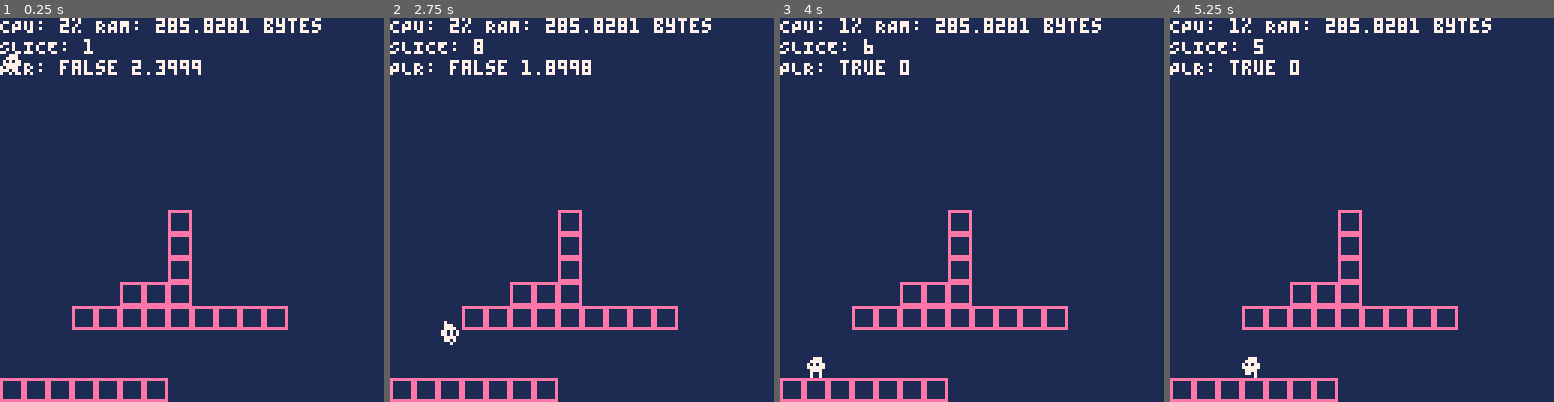
Above: before the commit, frames 1-4 (left to right).
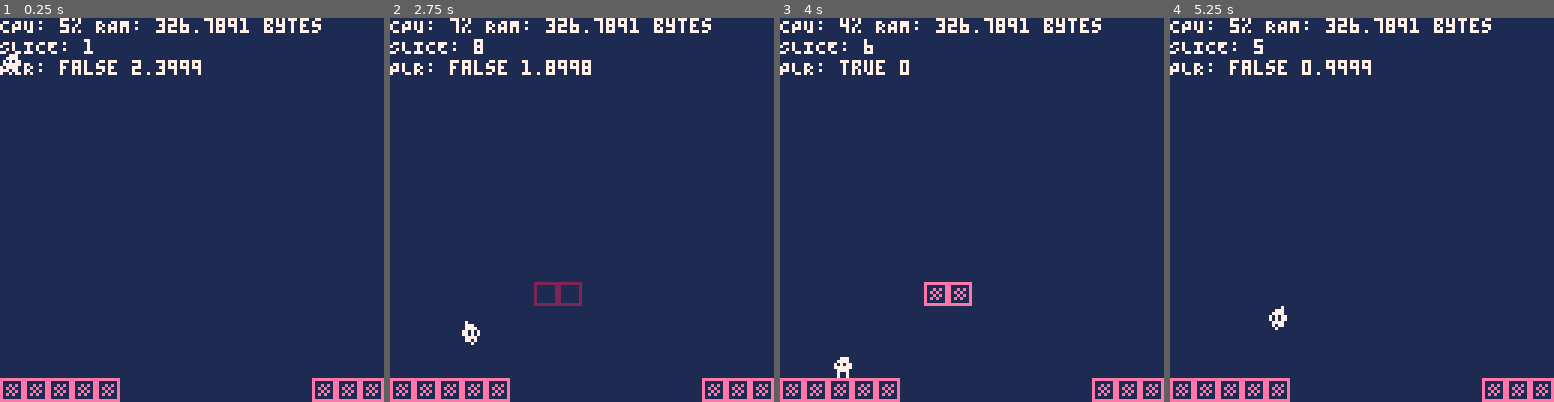
Above: after the commit, the same moments.

Repository: misclicl/revis-pico8
Game: PICO-8 cartridge prot.p8
The game is run twice, just before and just after one commit, with the same random seed, the same clock (stepped at 60 frames per second) and the same inputs.
Inputs:
- Up to frame 1 (0.25 s): no input
- Up to frame 2 (2.75 s): tap X (X key) at 0.33, 1.07, 1.85 s; tap O (Z key) at 0.7, 1.7, 2.1, 2.5 s; hold Right 1.6-2.1 s; hold Up 2.15-2.42 s; hold Right from 2.47 s (still down)
- Up to frame 3 (4 s): tap O (Z key) at 2.9, 3.3, 3.7 s; tap X (X key) at 2.97 s; release Right at 3.03 s; hold Left 3.08-3.58 s
- Up to frame 4 (5.25 s): hold Right 4.02-4.68 s; tap X (X key) at 4.08, 5.2 s; tap O (Z key) at 4.1, 4.5, 4.9 s; hold Up 4.73-5.03 s; hold Left from 5.08 s (still down)

The runs differ from the first frame. In frame 1, 3.9% of the frame differs, in the area x 1-100%, y 0-100%; in frame 2, 4.2%; in frame 3, 4.1%; in frame 4, 4.8%.

Commit message:
Collisions by slice

Diff:
--- a/prot.p8
+++ b/prot.p8
@@ -226,8 +226,11 @@
         -- CLEANUP: one of the places to improve performance if
         -- needed later
         for k, entry in pairs(collision_map) do
-            if entry.x == target_point_x and
-                entry.y == target_point_y then
+            if
+                entry.x == target_point_x and
+                entry.y == target_point_y and
+                entry.z == target_point_z
+            then
                 return true
             end
         end
@@ -333,7 +336,13 @@
 
     -- colliders
     for k, entry in pairs(collision_map) do
-        rect(entry.x * 8, entry.y * 8,entry.x * 8 + 7, entry.y * 8 + 7, 14)
+        local pos_x = entry.x * 8
+        local pos_y = entry.y * 8
+        if (entry.z == plr.z) then
+            spr(19, pos_x, pos_y)
+        elseif(entry.z < plr.z) then
+            spr(20, pos_x, pos_y)
+        end
     end
 end
 
Not shown, changed: 44 lines of the sprite sheet (__gfx__) section of prot.p8
